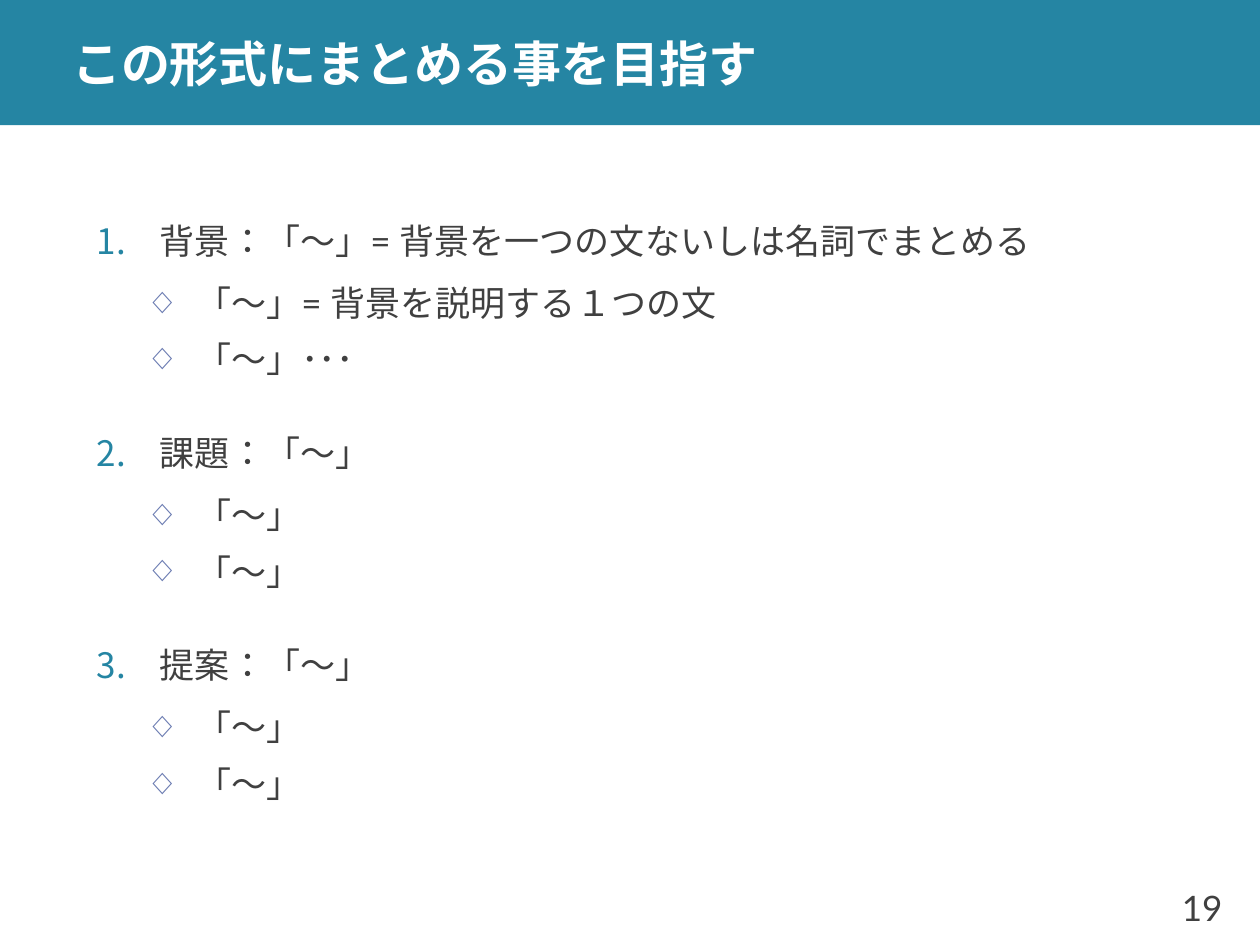
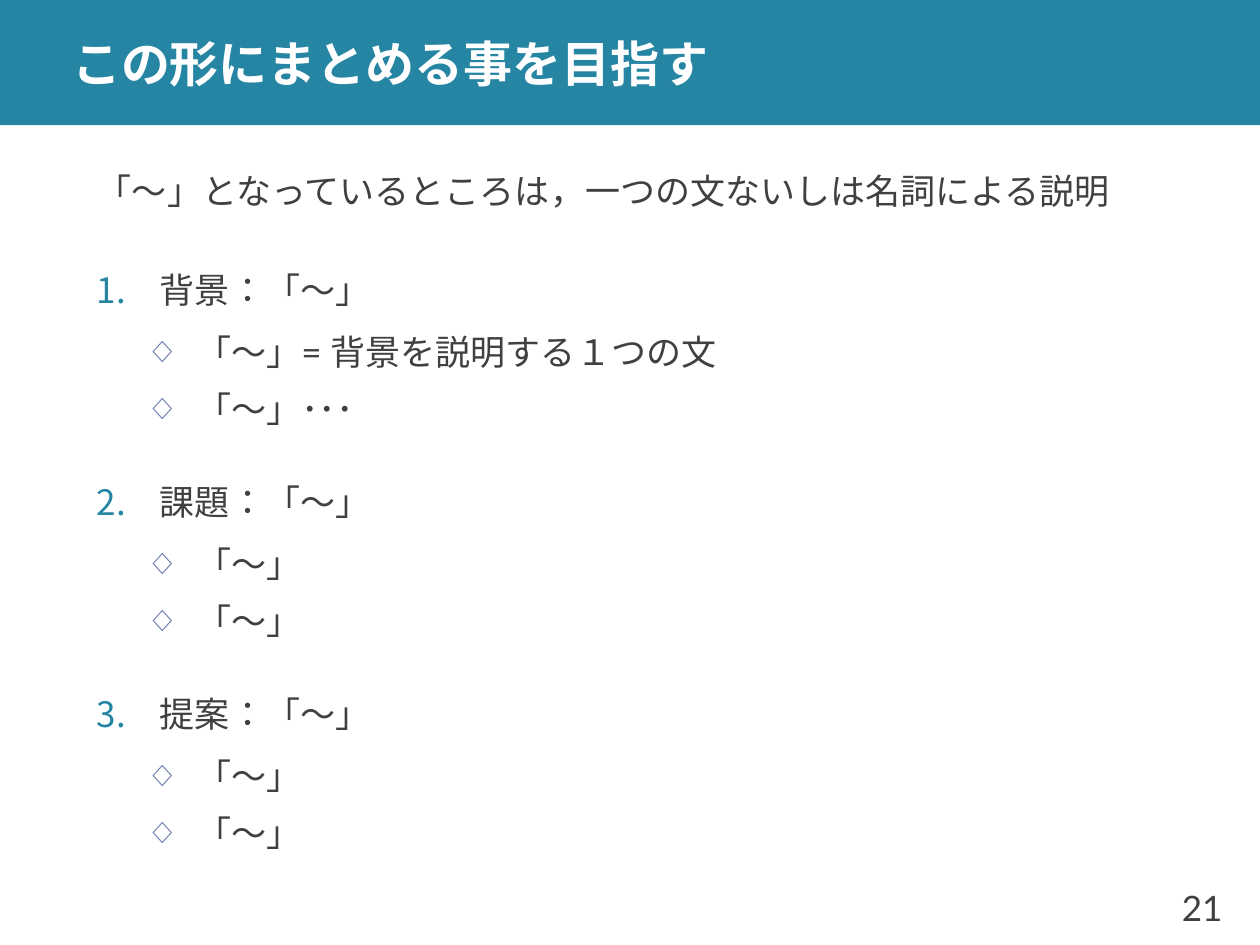
Before and after one commit to shioya-lab/how-to, a slide deck: slide 21 of plot.pptx (slide 19 before the commit). Drawn at 1260x945 pixels with LibreOffice and Linux fonts; fonts in the diff are those of the drawing. Boxes give left, top, right and bottom in pixels: in the first picture for what was removed or moved away, otherwise in the second. Text is boxed around its words. In the diff, an @@ line names an element or a change of style, - is before the commit and + after.

```diff
--- a/plot.pptx
+++ b/plot.pptx
@@ title at (72,40,708,87): text changed @@
-この形式にまとめる事を目指す
+この形にまとめる事を目指す
@@ text at (97,174,1110,306): text changed @@
-1. 背景：「～」= 背景を一つの文ないしは名詞でまとめる
+「～」となっているところは，一つの文ないしは名詞による説明
+1. 背景：「～」
@@ page number at (1182,895,1223,921): text changed @@
-19
+21
```
Also in this commit, not shown: 8 other slides changed, 5 slides added, 1 other file.
